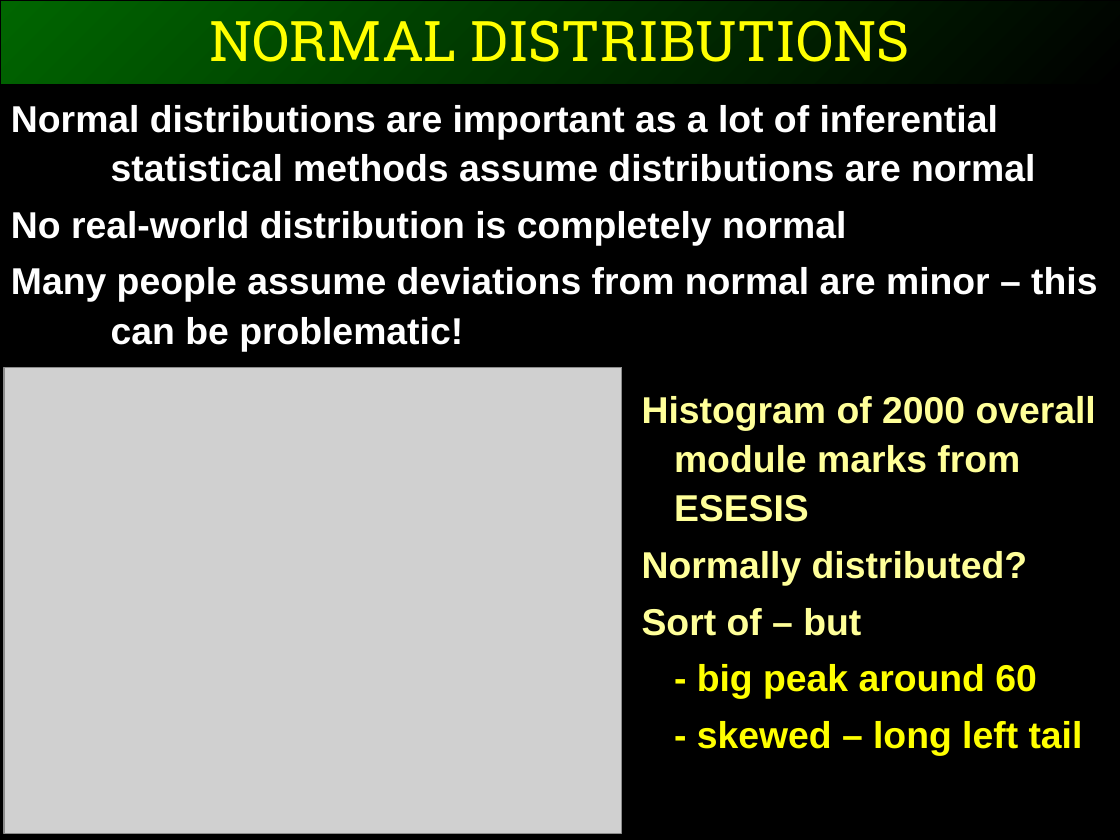
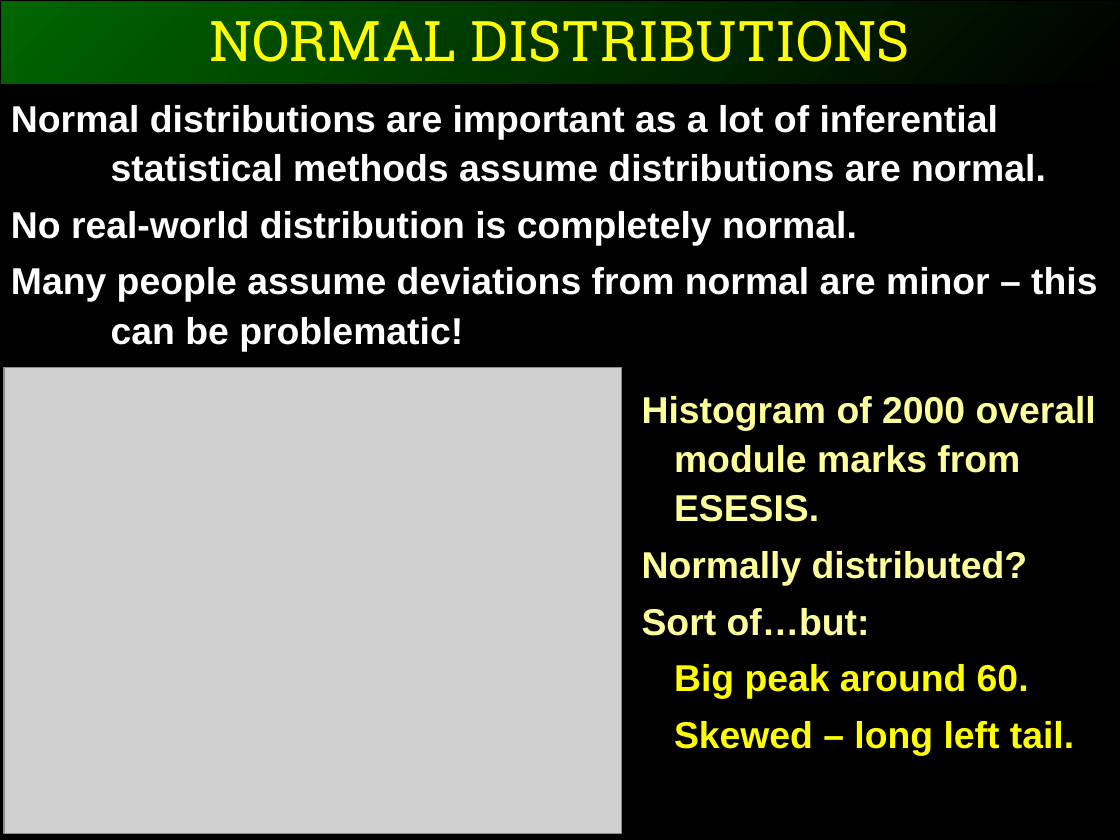
Before and after one commit to ggorman/Introduction-to-stats-for-geoscientists, a slide deck: slide 15 of slides/CSFG6.pptx. Drawn at 1120x840 pixels with LibreOffice and Linux fonts; fonts in the diff are those of the drawing; grey boxes stand for pictures. Boxes give left, top, right and bottom in pixels: in the first picture for what was removed or moved away, otherwise in the second. Text is boxed around its words. In the diff, an @@ line names an element or a change of style, - is before the commit and + after.

```diff
--- a/slides/CSFG6.pptx
+++ b/slides/CSFG6.pptx
@@ text at box(11, 105, 1046, 245): text changed @@
-Normal distributions are important as a lot of inferential statistical methods assume distributions are normal
-No real-world distribution is completely normal
+Normal distributions are important as a lot of inferential statistical methods assume distributions are normal.
+No real-world distribution is completely normal.
@@ text at box(642, 396, 1096, 522): text changed @@
-Histogram of 2000 overall module marks from ESESIS
+Histogram of 2000 overall module marks from ESESIS.
@@ text at box(642, 608, 1074, 756): text changed @@
-Sort of – but
-- big peak around 60
-- skewed – long left tail
+Sort of…but:
+Big peak around 60.
+Skewed – long left tail.
```
Also in this commit, not shown: 11 other slides changed, 1 other file.
